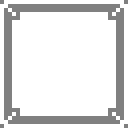
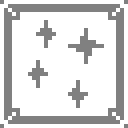
Two versions of the same layered image (128 × 128). Layer-by-layer changes:
added layer "Bonus" above "Empty" over [28, 20, 104, 108]
hid "Empty" over [28, 20, 104, 108]
